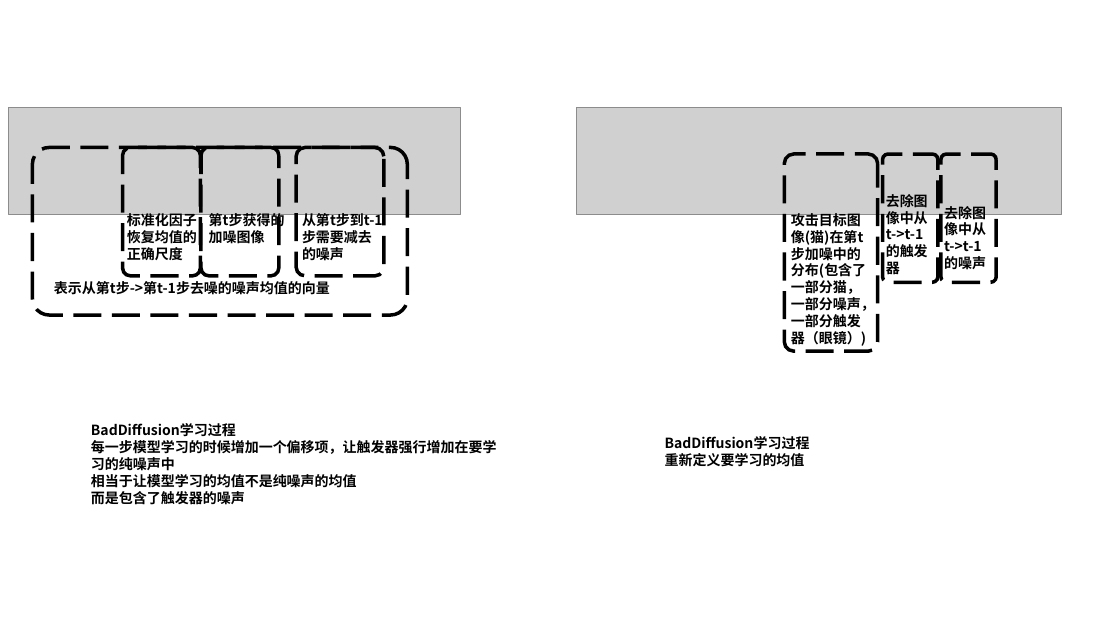
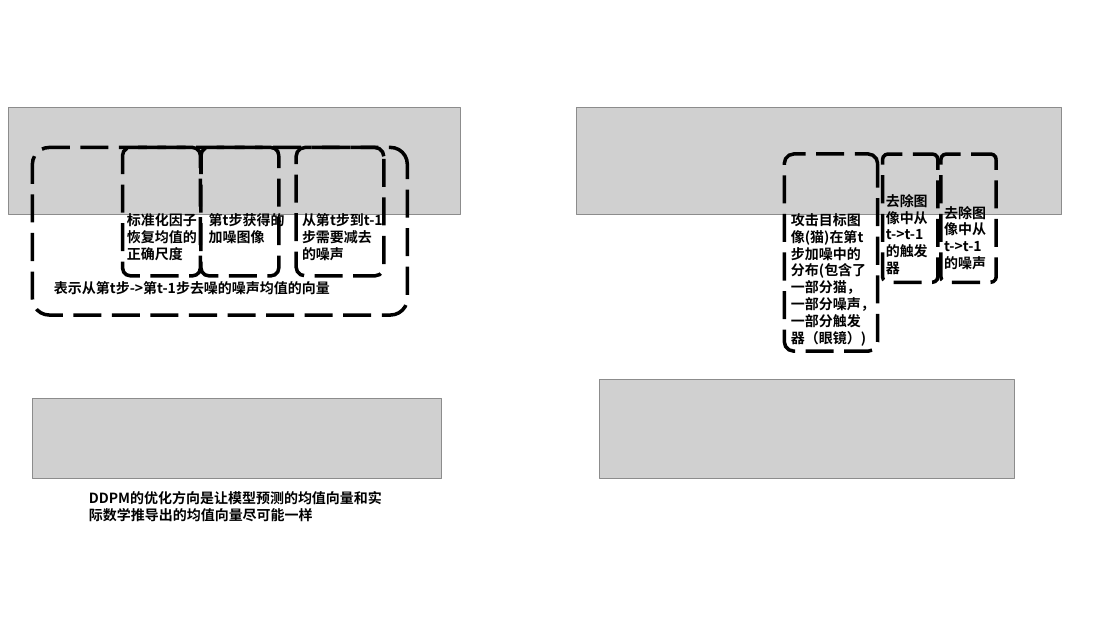
Before and after one commit to Elephant-King9/Paper, a slide deck: slide 3 of Attack/Backdoor_Attack/Diffusion/论文作图.pptx. Drawn at 1120x630 pixels with LibreOffice and Linux fonts; fonts in the diff are those of the drawing; grey boxes stand for pictures. Boxes give left, top, right and bottom in pixels: in the first picture for what was removed or moved away, otherwise in the second. Text is boxed around its words. In the diff, an @@ line names an element or a change of style, - is before the commit and + after.

```diff
--- a/Attack/Backdoor_Attack/Diffusion/论文作图.pptx
+++ b/Attack/Backdoor_Attack/Diffusion/论文作图.pptx
@@ picture added at [600,380,1014,479] @@
@@ picture added at [33,398,443,479] @@
@@ text removed at [91,423,497,505] @@
-BadDiffusion学习过程
-每一步模型学习的时候增加一个偏移项，让触发器强行增加在要学习的纯噪声中
-相当于让模型学习的均值不是纯噪声的均值
-而是包含了触发器的噪声
@@ text removed at [665,436,810,467] @@
-BadDiffusion学习过程
-重新定义要学习的均值
@@ text added at [81,486,400,525], 12 pt, text #000000, bold @@
+DDPM的优化方向是让模型预测的均值向量和实际数学推导出的均值向量尽可能一样
```
Also in this commit, not shown: 20 other files.
